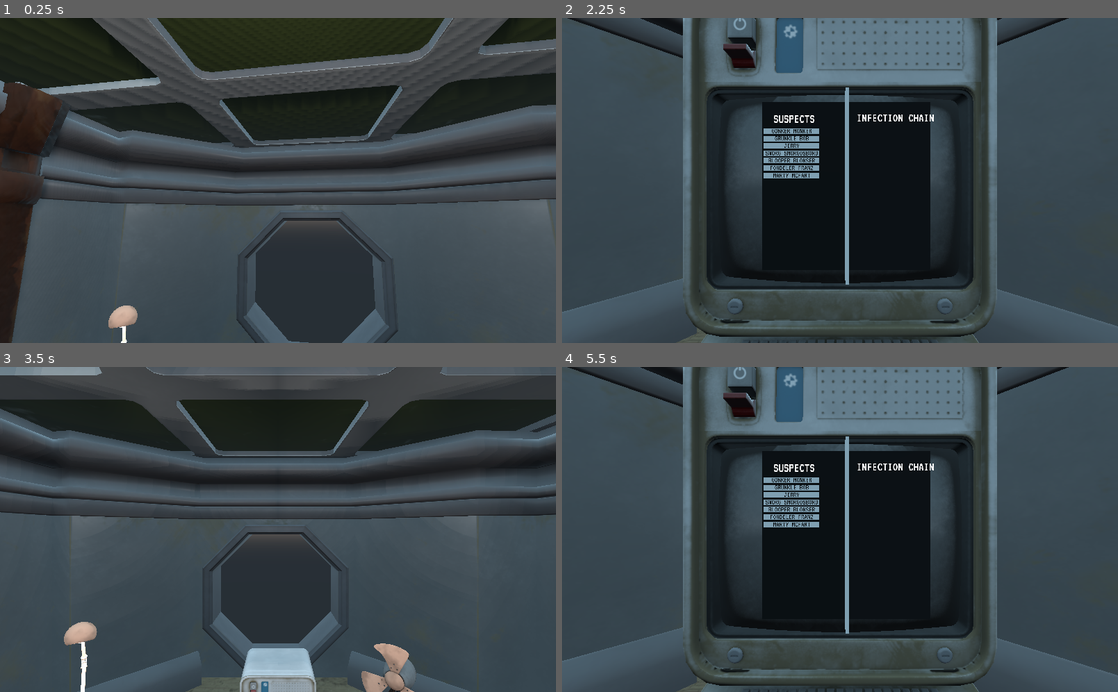
Above: before the commit, frames 1-4 (two rows, left to right).
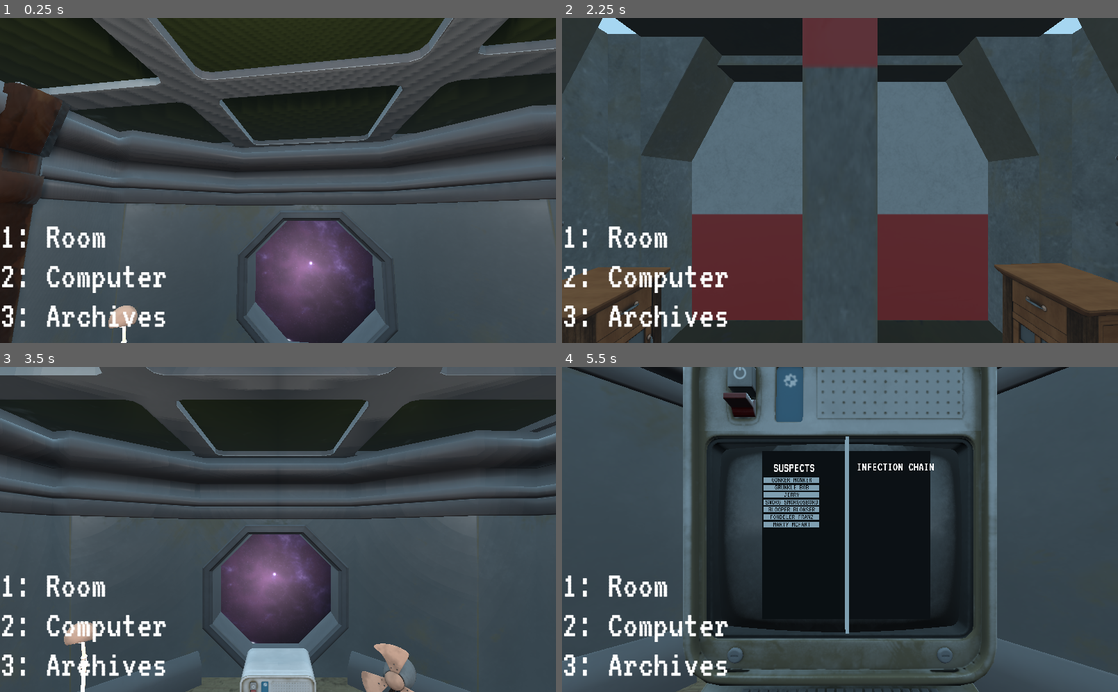
Above: after the commit, the same moments.

Repository: Roxerg/root-beer
Game: Godot game, scene res://Scenes/Room.tscn
Same seed, same stepped clock (60 frames per second), same inputs: the game is played once before the commit and once after it.
Inputs (mouse positions are in pixels of both pictures, inside the frame that each line leads up to):
- Up to frame 1 (0.25 s): no input
- Up to frame 2 (2.25 s): tap Enter at 0.5, 2 s; move the mouse to (962, 164) at 0.52 s; hold D 0.53-1.25 s; tap 1 at 0.6 s; click (962, 164) at 0.67 s; tap 2 at 0.8 s; tap Space at 1.25 s; drag from (728, 196) to (812, 245) at 1.27 s; move the mouse to (895, 109) at 2.02 s; hold D from 2.03 s (still down); tap 3 at 2.1 s; click (895, 109) at 2.17 s
- Up to frame 3 (3.5 s): tap 1 at 2.3 s; release D at 2.75 s; tap Space at 2.75 s; drag from (250, 594) to (111, 480) at 2.77 s
- Up to frame 4 (5.5 s): tap Enter at 3.5 s; move the mouse to (1006, 578) at 3.52 s; hold A 3.53-4.25 s; tap 2 at 3.6, 5.3 s; click (1006, 578) at 3.67 s; tap 3 at 3.8 s; tap Space at 4.25 s; drag from (673, 480) to (756, 448) at 4.27 s; move the mouse to (867, 529) at 5.02 s; hold S from 5.03 s (still down); tap 1 at 5.1 s; click (867, 529) at 5.17 s

The runs differ from the first frame. In frame 1, 6.0% of the frame differs, in the area x 0-66%, y 62-100%; in frame 2, 65%, in the area x 0-100%, y 0-100%; in frame 3, 5.4%; in frame 4, 1.8%.

Commit message:
SPAAAACE

Diff:
--- a/Objects/Cabinet.gd
+++ b/Objects/Cabinet.gd
@@ -1,14 +1 @@
 extends Spatial
-
-func _input_event(viewport, event, shape_idx):
-	if event is InputEventMouse:
-		var screen_pos = event.get_position()
-		var ray = get_viewport().get_camera().get_camera_screen_ray(screen_pos)
-		var result = get_tree().intersect_ray(ray, self)
-		if result:
-			var mesh = self.get_node("CabinetModel").get_mesh()
-			mesh.materials[0].set_param("diffuse_color", Color(0.5, 0.5, 1))
-		else:
-			var mesh = self.get_node("CabinetModel").get_mesh()
-			mesh.materials[0].set_param("diffuse_color", Color(1, 1, 1))
-	return
--- /dev/null
+++ b/Scenes/Archives.gd
@@ -0,0 +1,8 @@
+extends Spatial
+
+func _input(event):
+	if event is InputEventKey and event.is_pressed() and event.scancode == KEY_1:
+		get_tree().change_scene("Scenes/Room.tscn")
+
+	if event is InputEventKey and event.is_pressed() and event.scancode == KEY_2:
+		get_tree().change_scene("Scenes/Computer.tscn")
--- /dev/null
+++ b/Scenes/Archives.tscn
@@ -0,0 +1,34 @@
+[gd_scene load_steps=9 format=2]
+
+[ext_resource path="res://Assets/textures/Archive_room_None_Roughness.png" type="Texture" id=1]
+[ext_resource path="res://Assets/textures/Archive_room_None_Metallic.png" type="Texture" id=2]
+[ext_resource path="res://Assets/Models/Archive_room.obj" type="ArrayMesh" id=3]
+[ext_resource path="res://Scenes/UI.tscn" type="PackedScene" id=4]
+[ext_resource path="res://Assets/textures/Archive_room_None_BaseColor.png" type="Texture" id=5]
+[ext_resource path="res://Objects/Player.tscn" type="PackedScene" id=6]
+[ext_resource path="res://Objects/Cabinet.tscn" type="PackedScene" id=7]
+
+[sub_resource type="SpatialMaterial" id=1]
+albedo_texture = ExtResource( 5 )
+metallic_texture = ExtResource( 2 )
+roughness_texture = ExtResource( 1 )
+
+[node name="Archives" type="Spatial"]
+
+[node name="Room" type="MeshInstance" parent="."]
+mesh = ExtResource( 3 )
+material/0 = SubResource( 1 )
+
+[node name="UI" parent="." instance=ExtResource( 4 )]
+
+[node name="Player" parent="." instance=ExtResource( 6 )]
+transform = Transform( 1, 0, 0, 0, 1, 0, 0, 0, 1, 0, -3.6, 3.3 )
+
+[node name="Cabinet" parent="." instance=ExtResource( 7 )]
+transform = Transform( 1, 0, 0, 0, 1, 0, 0, 0, 1, -13.6, -14.9, -23.7 )
+
+[node name="Cabinet2" parent="." instance=ExtResource( 7 )]
+transform = Transform( 1, 0, 0, 0, 1, 0, 0, 0, 1, -13.6, -14.9, -36.3 )
+
+[node name="Cabinet3" parent="." instance=ExtResource( 7 )]
+transform = Transform( -0.996195, 0, -0.0871559, 0, 1, 0, 0.0871559, 0, -0.996195, 15.0432, -14.9, 7.66868 )
--- a/Scenes/Computer.gd
+++ b/Scenes/Computer.gd
@@ -1,5 +1,17 @@
 extends Spatial
 
-func _input(event):
-	if event is InputEventKey and event.is_pressed() and event.scancode == KEY_1:
-		get_tree().change_scene("Scenes/Room.tscn")
+
+var sound_player
+var timer
+
+func _ready():
+
+	timer = get_node("Timer")
+	timer.connect("timeout", self, "_on_timer_timeout")
+	timer.start()
+
+
+
+func _on_Timer_timeout():
+	sound_player = get_node("TypingSound")
+	sound_player.play()
--- a/Scenes/Computer.tscn
+++ b/Scenes/Computer.tscn
@@ -7,6 +7,8 @@
 [ext_resource path="res://Assets/textures/Room_Final_Material.029_Roughness.png" type="Texture" id=5]
 [ext_resource path="res://Assets/textures/Room_Final_Material.029_Metallic.png" type="Texture" id=6]
 [ext_resource path="res://Assets/Models/Room_Final.obj" type="ArrayMesh" id=7]
+[ext_resource path="res://Scenes/UI.tscn" type="PackedScene" id=8]
+[ext_resource path="res://Assets/Sounds/Keyboard-Typing.mp3" type="AudioStream" id=9]
 
 [sub_resource type="SpatialMaterial" id=1]
 albedo_texture = ExtResource( 2 )
@@ -27,3 +29,14 @@
 
 [node name="Computer" parent="." instance=ExtResource( 3 )]
 transform = Transform( -4.37114e-08, 0, 1, 0, 1, 0, -1, 0, -4.37114e-08, -43.9, 0, 9.14 )
+
+[node name="UI" parent="." instance=ExtResource( 8 )]
+
+[node name="TypingSound" type="AudioStreamPlayer3D" parent="."]
+stream = ExtResource( 9 )
+
+[node name="Timer" type="Timer" parent="."]
+wait_time = 5.0
+autostart = true
+
+[connection signal="timeout" from="Timer" to="." method="_on_Timer_timeout"]
--- /dev/null
+++ b/Scenes/Controls.gd
@@ -0,0 +1 @@
+extends Label
--- a/Scenes/Room.tscn
+++ b/Scenes/Room.tscn
@@ -29,6 +29,8 @@
 [ext_resource path="res://Assets/textures/Low_Lamp_Metallic.png" type="Texture" id=27]
 [ext_resource path="res://Assets/Models/Lamp.obj" type="ArrayMesh" id=28]
 [ext_resource path="res://Assets/textures/Low_Fan_Metallic.png" type="Texture" id=29]
+[ext_resource path="res://Scenes/UI.tscn" type="PackedScene" id=30]
+[ext_resource path="res://Assets/textures/space.png" type="Texture" id=31]
 
 [sub_resource type="SpatialMaterial" id=3]
 albedo_texture = ExtResource( 23 )
@@ -75,6 +77,11 @@
 ao_texture = ExtResource( 21 )
 ao_on_uv2 = false
 ao_texture_channel = 0
+
+[sub_resource type="PlaneMesh" id=5]
+
+[sub_resource type="SpatialMaterial" id=6]
+albedo_texture = ExtResource( 31 )
 
 [node name="Room" type="Spatial"]
 transform = Transform( 1, 0, 0, 0, 1, 0, 0, 0, 1, 0, 46, 0 )
@@ -133,3 +140,16 @@
 transform = Transform( 1, 0, 0, 0, 1, 0, 0, 0, 1, -14.8983, 9.66618, 0 )
 shadow_enabled = true
 omni_range = 24.827
+
+[node name="UI" parent="." instance=ExtResource( 30 )]
+
+[node name="MeshInstance" type="MeshInstance" parent="."]
+transform = Transform( -0.19395, 19.9991, 5.81979e-07, 3.85409, 0.0373763, 19.6251, 19.6242, 0.190315, -3.85427, -46.2346, 0.0274658, 0.139853 )
+mesh = SubResource( 5 )
+material/0 = SubResource( 6 )
+
+[node name="OmniLight" type="SpotLight" parent="MeshInstance"]
+transform = Transform( -0.000183382, 0.0497156, -0.00532193, 0.000448862, 0.00532339, 0.0497138, 0.0499977, 0.000134557, -0.000465834, 0.0260547, 0.178873, 0.00066638 )
+light_energy = 16.0
+spot_range = 21.211
+spot_angle = 74.3385
--- /dev/null
+++ b/Scenes/UI.gd
@@ -0,0 +1,11 @@
+extends Node2D
+
+func _input(event):
+	if event is InputEventKey and event.is_pressed() and event.scancode == KEY_1:
+		get_tree().change_scene("Scenes/Room.tscn")
+
+	if event is InputEventKey and event.is_pressed() and event.scancode == KEY_2:
+		get_tree().change_scene("Scenes/Computer.tscn")
+
+	if event is InputEventKey and event.is_pressed() and event.scancode == KEY_3:
+		get_tree().change_scene("Scenes/Archives.tscn")
--- /dev/null
+++ b/Scenes/UI.tscn
@@ -0,0 +1,19 @@
+[gd_scene load_steps=4 format=2]
+
+[ext_resource path="res://Assets/FONT.tres" type="DynamicFont" id=1]
+[ext_resource path="res://Scenes/UI.gd" type="Script" id=2]
+
+[sub_resource type="Theme" id=1]
+default_font = ExtResource( 1 )
+
+[node name="UI" type="Node2D"]
+script = ExtResource( 2 )
+
+[node name="Controls" type="Label" parent="."]
+margin_top = 368.0
+margin_right = 522.0
+margin_bottom = 592.0
+theme = SubResource( 1 )
+text = "1: Room
+2: Computer
+3: Archives"
Not shown, added: Assets/Models/Archive_room.obj
Not shown, added: Assets/Models/Archive_room.obj.import
Not shown, added: Assets/Sounds/Keyboard-Typing.mp3.import
Binary file added: Assets/textures/Archive_room_None_BaseColor.png
Not shown, added: Assets/textures/Archive_room_None_BaseColor.png.import
Binary file added: Assets/textures/Archive_room_None_Metallic.png
Not shown, added: Assets/textures/Archive_room_None_Metallic.png.import
Binary file added: Assets/textures/Archive_room_None_Roughness.png
Not shown, added: Assets/textures/Archive_room_None_Roughness.png.import
Binary file added: Assets/textures/space.png
Not shown, added: Assets/textures/space.png.import
Not shown: 1 places in Scenes/Computer.tscn that only renumber resources
(and 3 more such lines)
